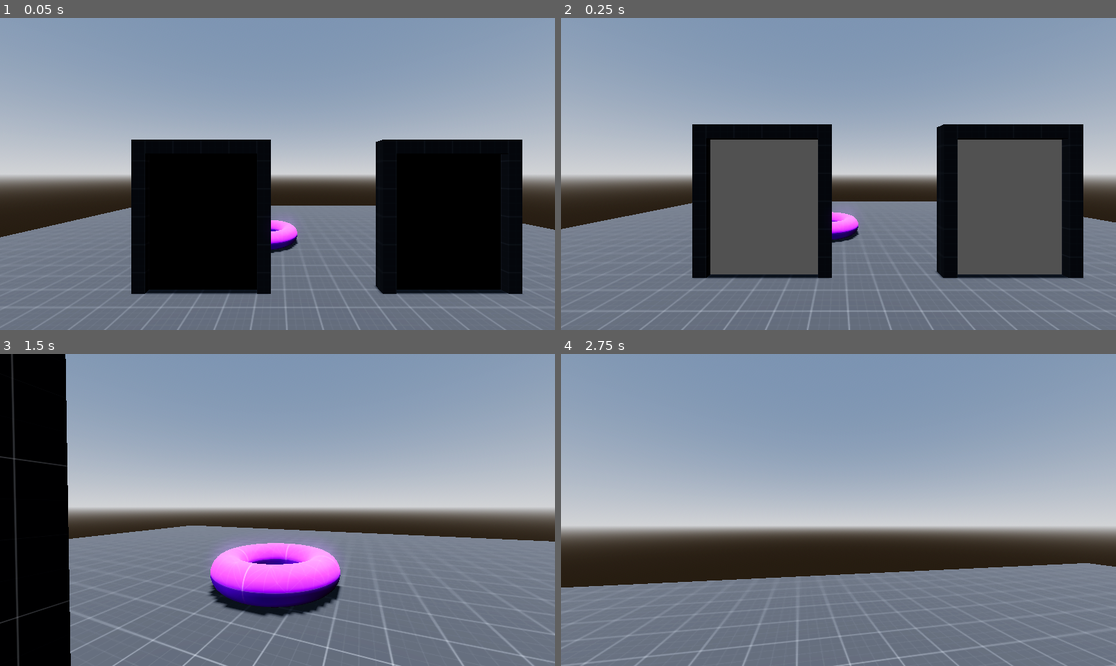
Above: before the commit, frames 1-4 (two rows, left to right).
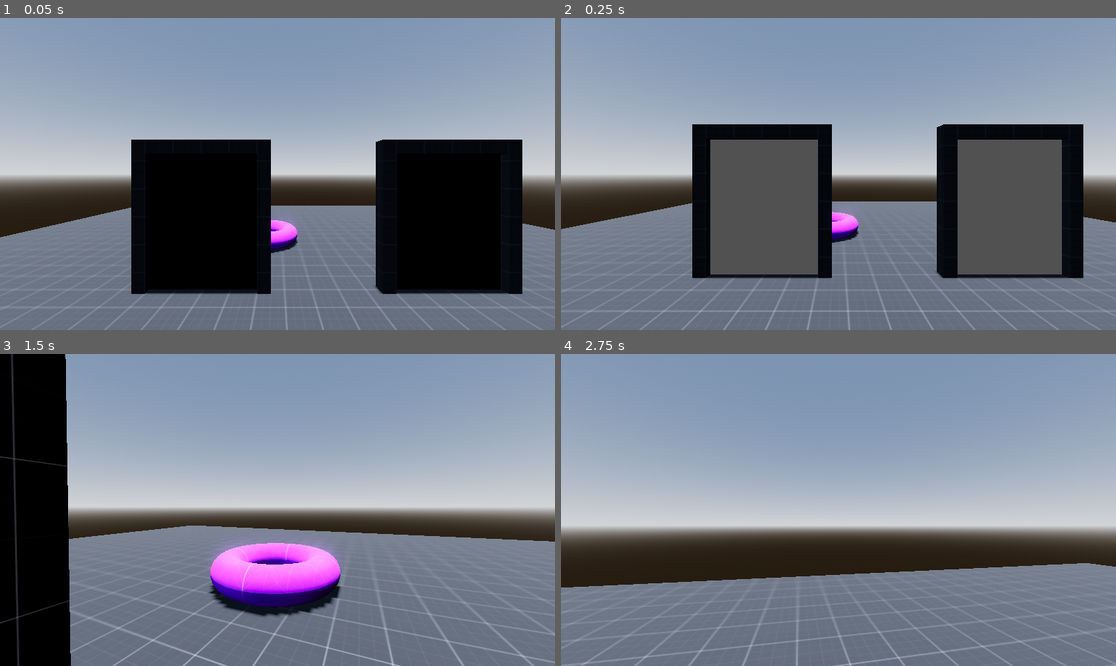
Above: after the commit, the same moments.

Repository: VojtaStruhar/godot-portals-plugin
Game: Godot game, scene res://levels/level_basics.tscn
Two runs of this game, one before a commit and one after it. Both use one fixed random seed, a clock stepped at 60 frames per second and the inputs below. This scene is started directly instead of the project's main scene.
Inputs (mouse positions are in pixels of both pictures, inside the frame that each line leads up to):
- Up to frame 1 (0.05 s): no input
- Up to frame 2 (0.25 s): no input
- Up to frame 3 (1.5 s): tap Enter (ui_accept) at 0.5, 0.77 s; move the mouse to (305, 510) at 0.52 s; hold Up from 0.53 s (still down); move the mouse to (249, 510) at 1.27 s
- Up to frame 4 (2.75 s): keep holding Up; tap Enter (ui_accept) at 1.52 s; move the mouse to (849, 503) at 2.02 s

The runs differ from the first frame. In frame 1, less than 0.1% of the frame differs, in the area x 50-54%, y 72-76%; in frame 2, less than 0.1%; in frame 3, less than 0.1%, in the area x 37-62%, y 74-85%; in frame 4, nothing differs.

Commit message:
Lowering player camera's near doesn't help

Diff:
--- a/levels/level_basics.tscn
+++ b/levels/level_basics.tscn
@@ -107,6 +107,7 @@
 
 [node name="PlayerCamera" type="Camera3D" parent="Player"]
 transform = Transform3D(1, 0, 0, 0, 1, 0, 0, 0, 1, 0, 0.35, 0)
+near = 0.001
 
 [node name="PortalFrame_A" type="StaticBody3D" parent="."]
 transform = Transform3D(1, 0, 0, 0, 1, 0, 0, 0, 1, -2, 0, 0)
